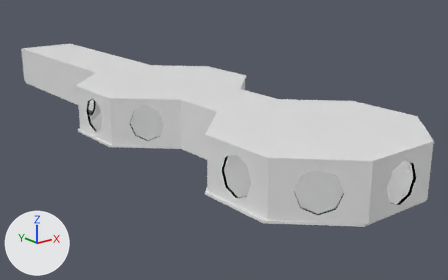
What one commit did to the Blender file Assets/_Danny/Blend Files/Rooms/Room_4_Kitchen_Model.blend.
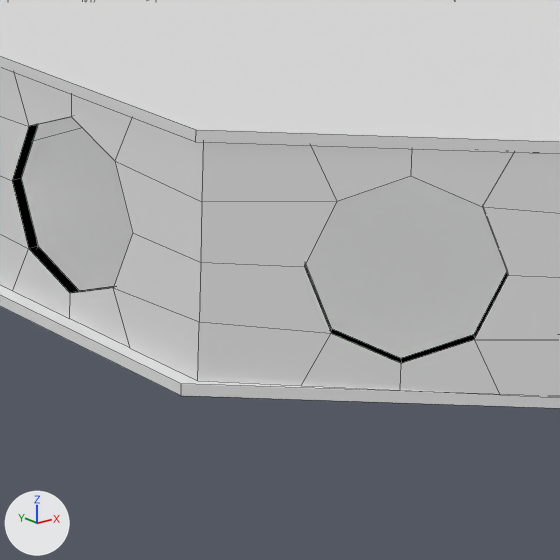
There are two pictures of each version: one whole from a 50 mm camera at (-40.4, -49.6, 20.8) aimed at (5.3, 7.6, -2.1), one close up on the part from 49% to 80% of the width and 45% to 94% of the height. The lights are fixed; the arrows at lower left show +X, +Y and +Z. The close-ups show mesh edges as thin lines.

The scene before the commit, as lines of its bpy script (objects in view):
```python
me_circle_002 = bpy.data.meshes.new('Circle.002')
me_circle_002.from_pydata(...)  # 40 vertices, 30 faces; spans x -9.8..9.8, y -21.7..46.7, z -0.2..0.0
me_circle_002.materials.append(mat_floor)  # white #e7e7e7
me_circle_005 = bpy.data.meshes.new('Circle.005')
me_circle_005.from_pydata(...)  # 706 vertices, 582 faces; spans x -9.5..9.5, y -22.0..47.2, z 0.0..5.0
# faces by material slot: [366, 136, 80]
me_circle_005.materials.append(mat_walls)  # white #e7e7e7
me_circle_005.materials.append(mat_black)  # black #000000
me_circle_005.materials.append(mat_doorsurrounds)  # grey #818181
me_circle_014 = bpy.data.meshes.new('Circle.014')
me_circle_014.from_pydata(...)  # 36 vertices, 22 faces; spans x -9.7..9.7, y -22.0..47.0, z 5.0..5.3
me_circle_014.materials.append(mat_roof)  # white #e7e7e7
ob_floor = bpy.data.objects.new('Floor', me_circle_002)
ob_floor.location = (0.0, 0.0, 0.0)
ob_roof = bpy.data.objects.new('Roof', me_circle_014)
ob_roof.location = (0.0, 0.0, 0.0)
ob_walls = bpy.data.objects.new('Walls', me_circle_005)
ob_walls.location = (0.0, 0.0, 0.0)
```
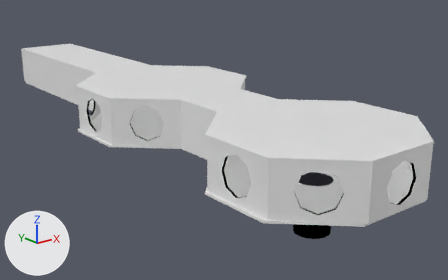
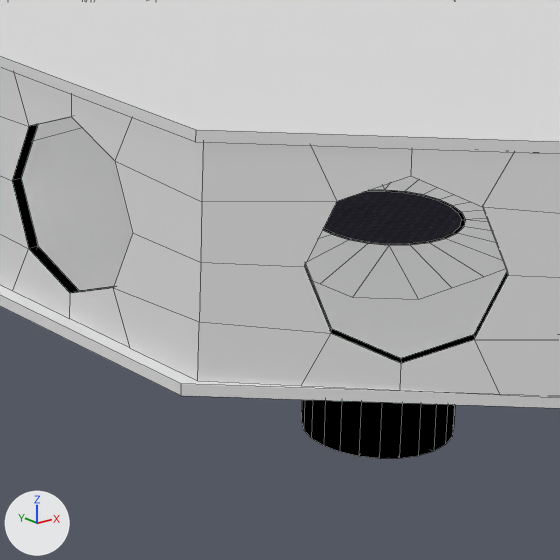
What differs and where, as boxes [x1, y1, x2, y2] in the close-ups (560 x 560 px):
```json
{"object": "TrapDoor", "change": "added", "after": [301, 190, 465, 458], "on screen": "black", "faces in mat_black (black #000000)": [301, 190, 465, 458], "faces in mat_trapdoor (picture img_metalwalkway013_1k_color_jpg)": [324, 191, 461, 244]}
```

Scene script edits in JSON lines:
```json
{"op": "add", "block": "img_metalwalkway013_1k_color_jpg", "code": ["img_metalwalkway013_1k_color_jpg = load_image('MetalWalkway013_1K_Color.jpg', 'Materials/SheetMetal/MetalWalkway013_1K_Color.jpg', 1024, 1024, 'sRGB')"]}
{"op": "add", "block": "mat_trapdoor", "code": ["mat_trapdoor = principled_material('TrapDoor')", "mat_trapdoor.texture = img_metalwalkway013_1k_color_jpg", "mat_trapdoor.specular_ior_level = 0.0"]}
{"op": "add", "block": "me_circle_001", "code": ["me_circle_001 = bpy.data.meshes.new('Circle.001')", "me_circle_001.from_pydata(...)  # 144 vertices, 122 faces; spans x -1.79..1.79, y -14.29..-10.71, z -5.26..0.0", "# faces by material slot: [1, 121]", "me_circle_001.materials.append(mat_trapdoor)  # picture img_metalwalkway013_1k_color_jpg", "me_circle_001.materials.append(mat_black)  # black #000000"]}
{"op": "add", "block": "ob_trapdoor", "code": ["ob_trapdoor = bpy.data.objects.new('TrapDoor', me_circle_001)", "ob_trapdoor.parent = ob_floor", "ob_trapdoor.location = (0.0, 0.0, 0.0)"]}
```
